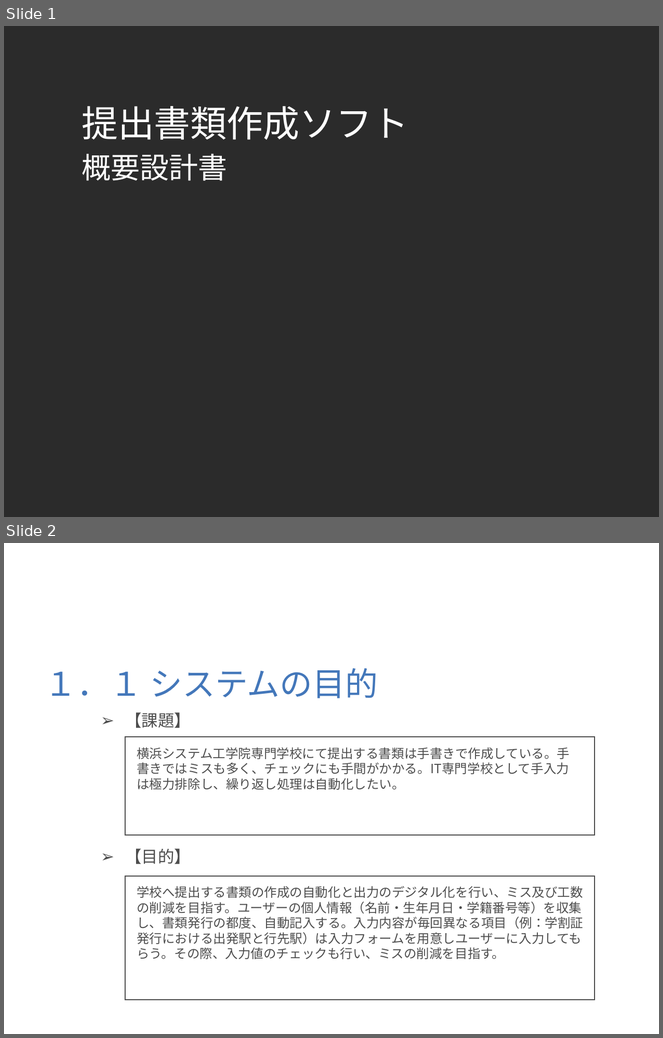
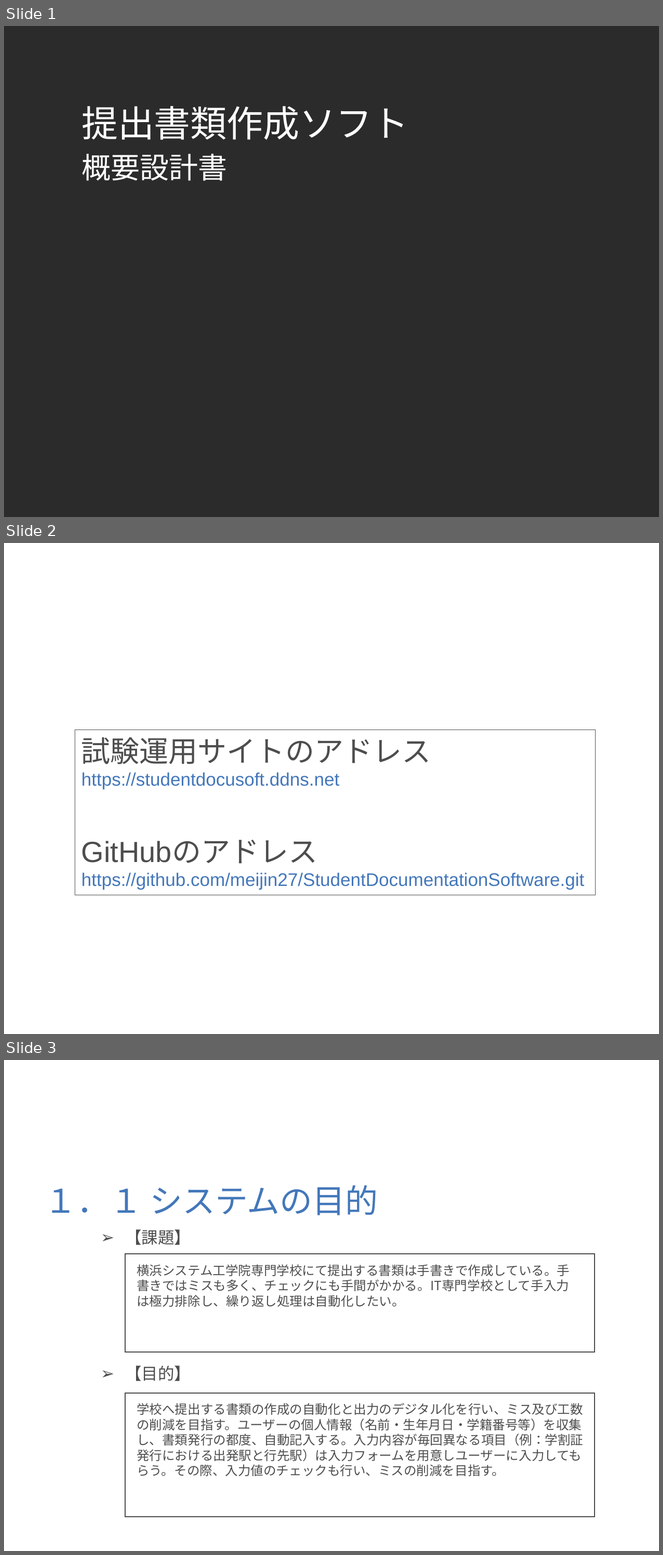
Before and after one commit to meijin27/StudentDocumentationSoftware, a slide deck: 説明書/概要設計書(提出書類作成ソフト).ppt. Shown one above the other, each under a label of ours: slides 1 and 2 before the commit, slides 1, 2 and 3 after it. The pictures are 663x1038 and 663x1555 pixels, drawn with LibreOffice and Linux fonts; fonts in the diff are those of the drawing; background and template pictures are left out; a plain dark background stands for a picture behind light text. Boxes give left, top, right and bottom in pixels: in the first picture for what was removed or moved away, otherwise in the second. Text is boxed around its words. In the diff, an @@ line names an element or a change of style, - is before the commit and + after.

```diff
--- a/説明書/概要設計書(提出書類作成ソフト).ppt
+++ b/説明書/概要設計書(提出書類作成ソフト).ppt
@@ slide 2 added at box(4, 543, 659, 1034), background picture (left out) @@
@@ rectangle added at box(75, 730, 595, 895), outline #4D4D4D 0.74 pt, 20 pt, text #4377BA @@
+試験運用サイトのアドレス
+https://studentdocusoft.ddns.net
+GitHubのアドレス
+https://github.com/meijin27/StudentDocumentationSoftware.git
@@ what was slide 2 is now slide 3 @@
```
Also in this commit, not shown: 1 slide changed, 2 other files.
